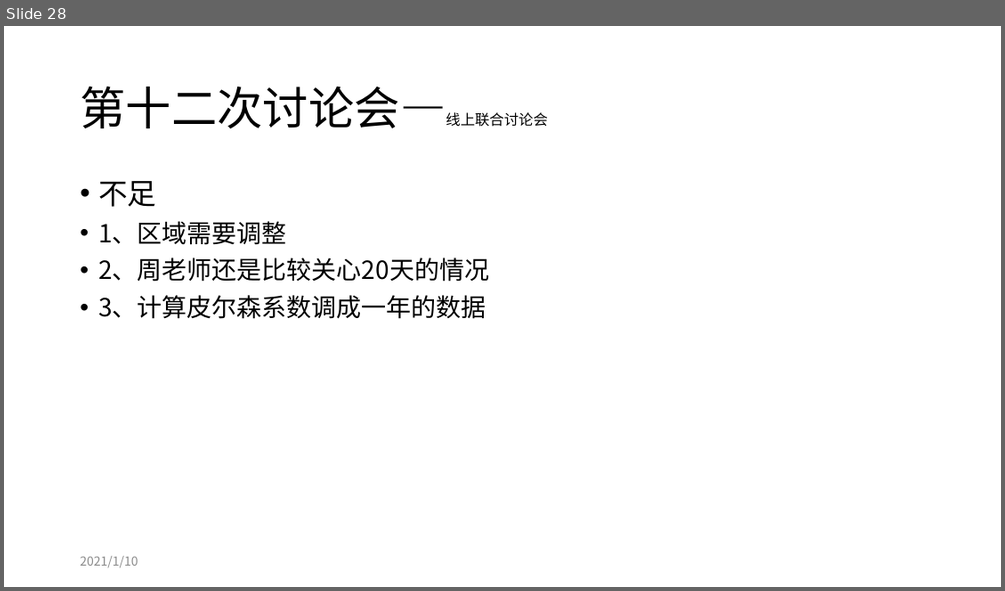
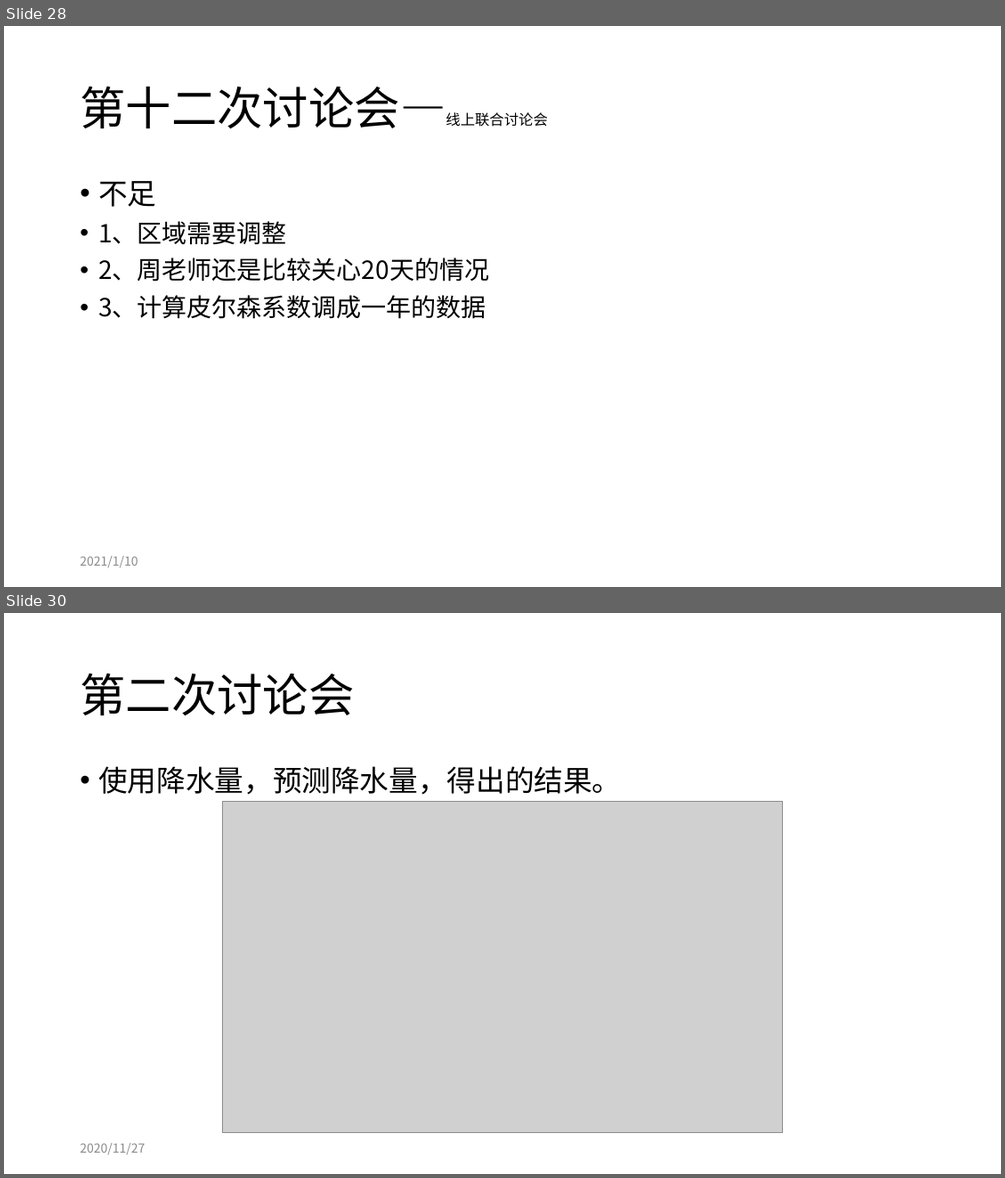
Before and after one commit to tureful/tureful.github.io, a slide deck: documents/workshop_summary.pptx. Shown one above the other, each under a label of ours: slide 28 before the commit, slides 28 and 30 after it; the slides between them are not shown. The pictures are 1005x591 and 1005x1178 pixels, drawn with LibreOffice and Linux fonts; fonts in the diff are those of the drawing; grey boxes stand for pictures. Boxes give left, top, right and bottom in pixels: in the first picture for what was removed or moved away, otherwise in the second. Text is boxed around its words. In the diff, an @@ line names an element or a change of style, - is before the commit and + after.

```diff
--- a/documents/workshop_summary.pptx
+++ b/documents/workshop_summary.pptx
@@ slide 30 added at [4,613,1001,1174], background #FFFFFF @@
@@ title added at [80,673,354,715], 44 pt, text #000000 @@
+第二次讨论会
@@ text added at [98,766,621,795], 28 pt, text #000000 @@
+• 使用降水量，预测降水量，得出的结果。
@@ picture added at [222,801,783,1133] @@
@@ text added at [80,1143,145,1154], 12 pt, text #8C8C8C @@
+2020/11/27
```
Also in this commit, not shown: 4 other slides added, 2 other files.
